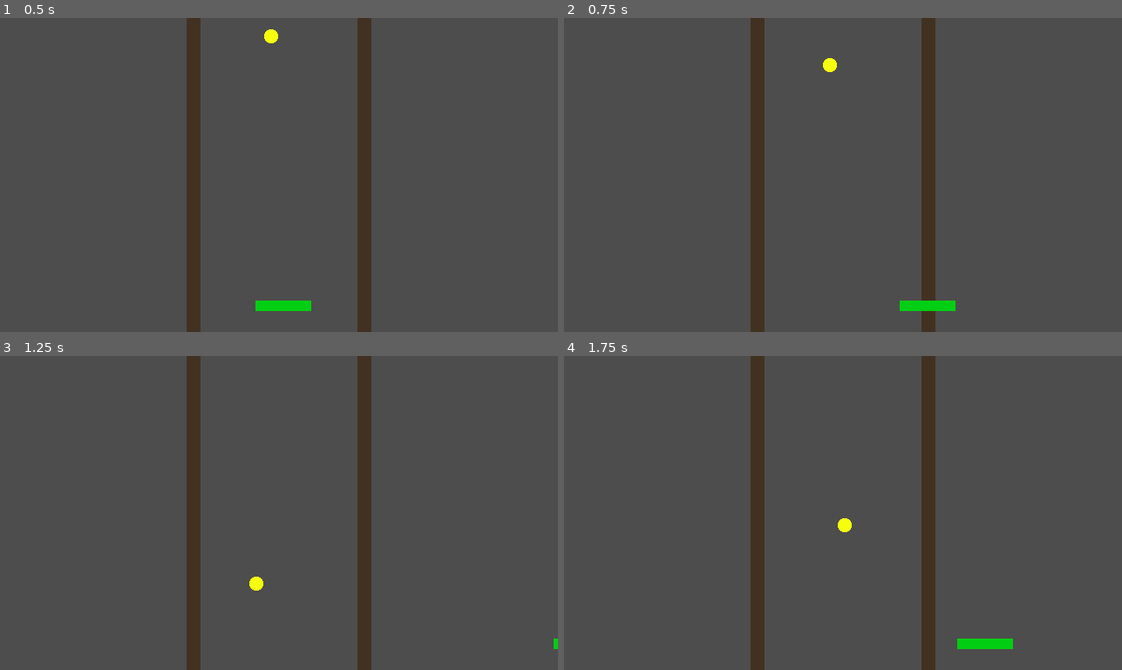
Above: before the commit, frames 1-4 (two rows, left to right).
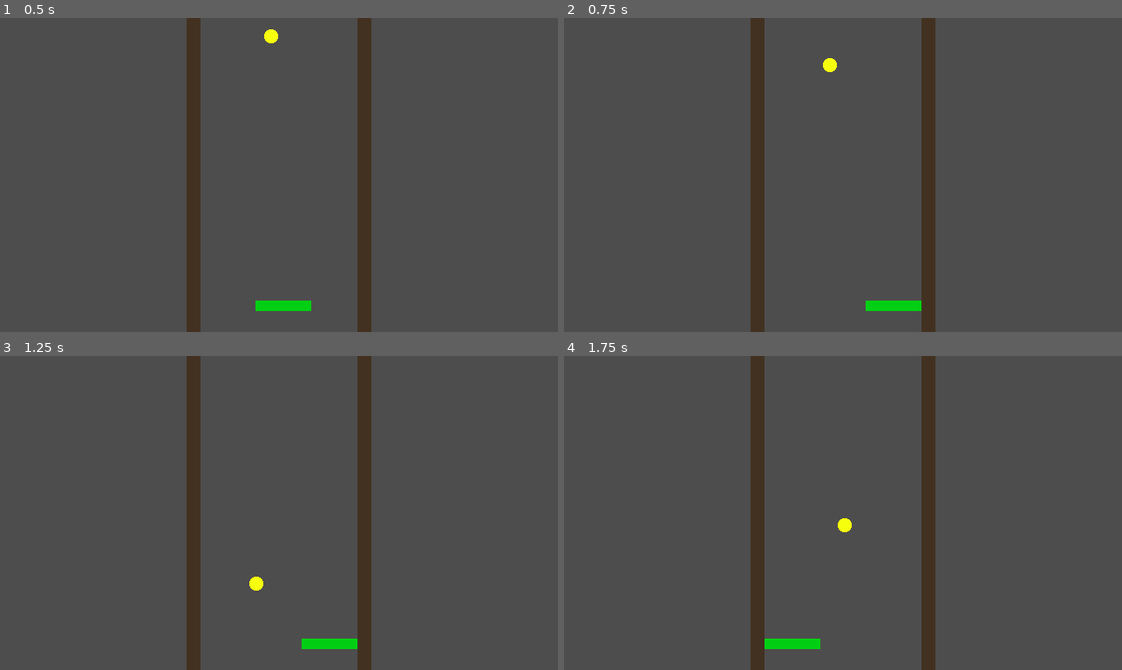
Above: after the commit, the same moments.

Repository: YannVeld/LD60
Game: Godot game, scene res://main.tscn
Two runs of this game, one before a commit and one after it. Both use one fixed random seed, a clock stepped at 60 frames per second and the inputs below.
Inputs:
- Up to frame 1 (0.5 s): no input
- Up to frame 2 (0.75 s): hold Right (move_right) from 0.53 s (still down)
- Up to frame 3 (1.25 s): keep holding Right (move_right)
- Up to frame 4 (1.75 s): release Right (move_right) at 1.28 s; hold Left (move_left) from 1.28 s (still down)

Frame 1 is identical in both runs. In frame 2, 0.4% of the frame differs, in the area x 54-71%, y 90-94%; in frame 3, 0.4%; in frame 4, 0.7%, in the area x 35-81%, y 90-94%.

Commit message:
Variable bat width

Diff:
--- a/Scripts/bat.gd
+++ b/Scripts/bat.gd
@@ -1,18 +1,39 @@
 class_name Bat extends StaticBody2D
 
-const SPEED: float = 500.0
+@export var gameProperties: GameProperties
 
-var input_dir: float = 0.0
+var _input_dir: float = 0.0
+
+@onready var _bat_shape: CollisionShape2D = $"./CollisionShape2D"
+@onready var _bat_sprite: Sprite2D = $"./Sprite2D"
 
 # Called when the node enters the scene tree for the first time.
 func _ready() -> void:
+	gameProperties.bat_width_changed.connect(_on_bat_width_changed)
+	_on_bat_width_changed()
+
 	pass # Replace with function body.
 
+func _on_bat_width_changed():
+	var _shape: CapsuleShape2D = _bat_shape.shape
+	_shape.height = gameProperties.bat_width
+
+	var _sprite_width = _bat_sprite.texture.get_width()
+	_bat_sprite.scale.x = gameProperties.bat_width / _sprite_width
 
 # Called every frame. 'delta' is the elapsed time since the previous frame.
 func _process(delta: float) -> void:
-	input_dir = Input.get_axis("move_left", "move_right")
+	_input_dir = Input.get_axis("move_left", "move_right")
 
 
 func _physics_process(delta: float) -> void:
-	position.x += input_dir * SPEED * delta
+	position.x += _input_dir * gameProperties.bat_speed * delta
+
+	var _screen_center: Vector2 = get_viewport_rect().size/2.0
+	var _bat_width: float = _bat_shape.shape.get_rect().size.y
+
+	var _max_x: float = _screen_center.x + gameProperties.wall_distance/2.0 - _bat_width/2.0
+	var _min_x: float = _screen_center.x - gameProperties.wall_distance/2.0 + _bat_width/2.0
+
+	if position.x  > _max_x: position.x = _max_x
+	if position.x  < _min_x: position.x = _min_x
--- a/Scripts/game_properties.gd
+++ b/Scripts/game_properties.gd
@@ -3,7 +3,16 @@
 
 
 @export var ball_speed: float = 500.0
+
 @export var bat_boost: float = 100.0
+@export var bat_speed: float = 500.0
+
+signal bat_width_changed
+@export var bat_width: float = 64.0:
+	set(value):
+		if value <= 1.0: value = 1.0
+		bat_width = value
+		bat_width_changed.emit()
 
 @export var ball_respawn_time: float = 2.0
 
@@ -11,5 +20,6 @@
 signal wall_distance_changed
 @export var wall_distance: float = 180:
 	set(value):
+		if value <= 1.0: value = 1.0
 		wall_distance = value
 		wall_distance_changed.emit()
--- a/main.tscn
+++ b/main.tscn
@@ -86,6 +86,7 @@
 position = Vector2(325, 330)
 physics_material_override = SubResource("PhysicsMaterial_1bvp3")
 script = ExtResource("3_1bvp3")
+gameProperties = ExtResource("2_lquwl")
 
 [node name="Sprite2D" type="Sprite2D" parent="Bat" unique_id=829826266]
 scale = Vector2(4, 0.75)
